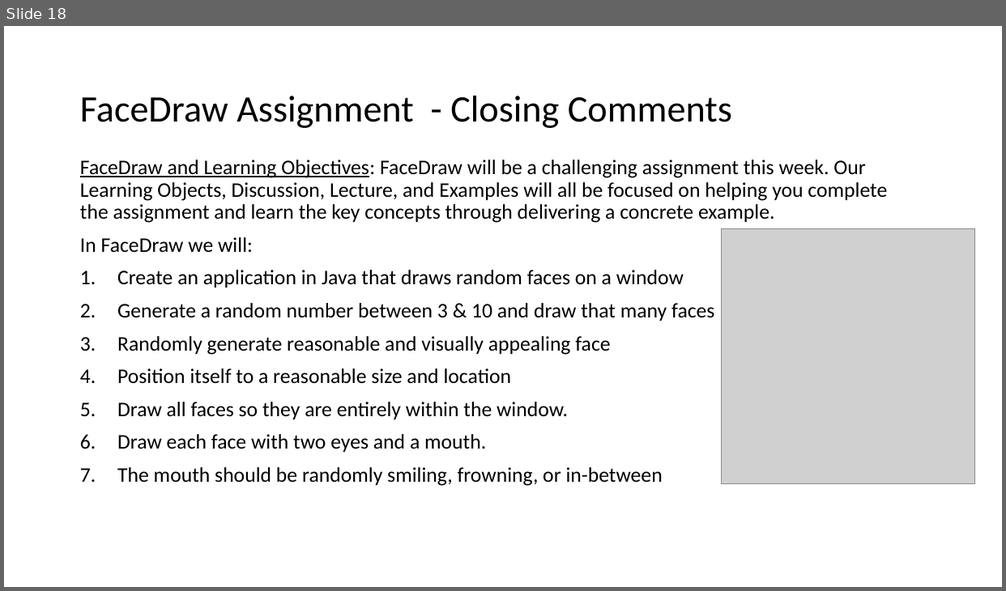
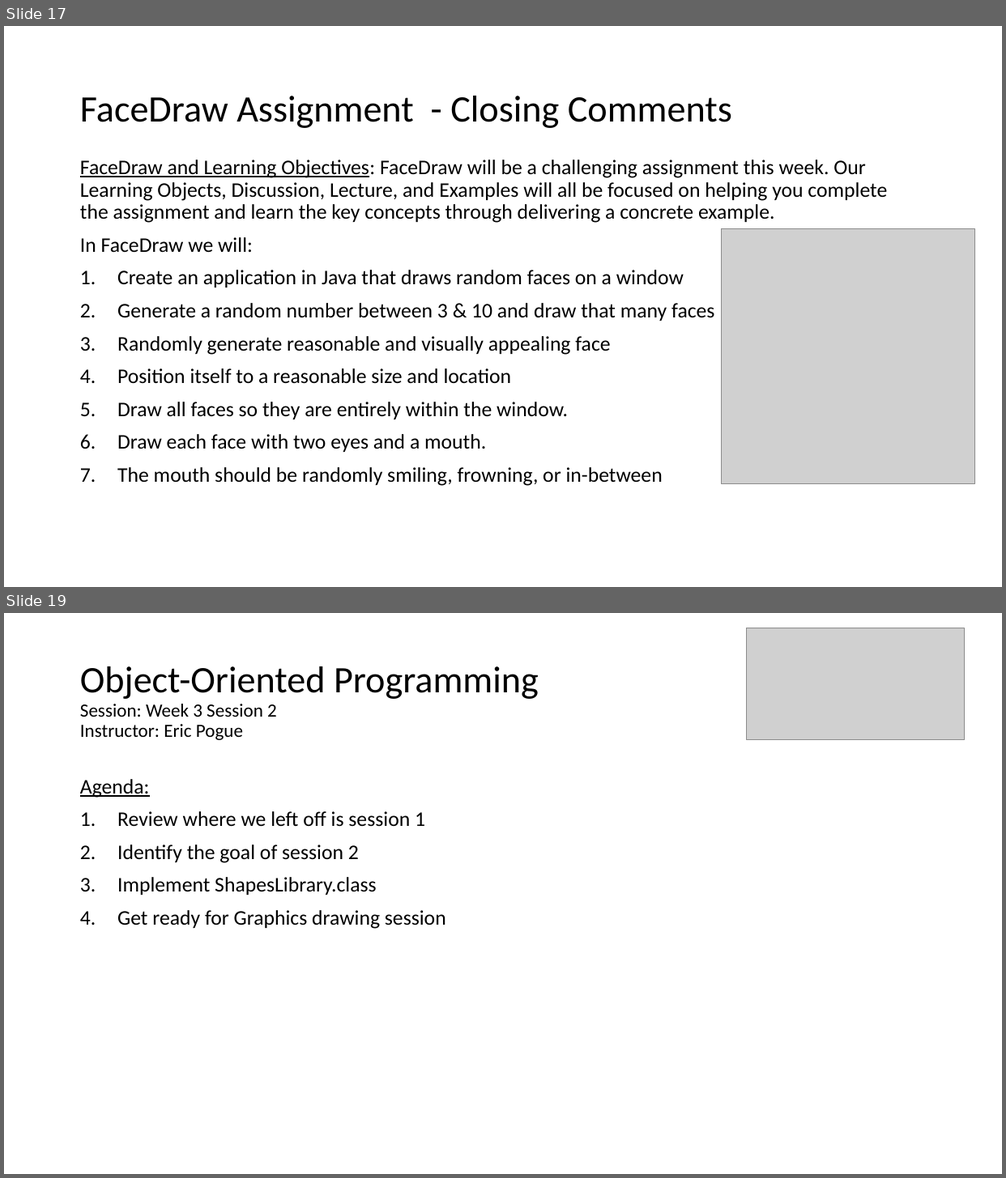
Before and after one commit to EricJPogue/www-epogue-info, a slide deck: CPSC-24500/Week03/2017SpringW03Slides.pptx. Shown one above the other, each under a label of ours: slide 18 before the commit, slides 17 and 19 after it; the slides between them are not shown. The pictures are 1006x591 and 1006x1178 pixels, drawn with LibreOffice and Linux fonts; fonts in the diff are those of the drawing; grey boxes stand for pictures. Boxes give left, top, right and bottom in pixels: in the first picture for what was removed or moved away, otherwise in the second. Text is boxed around its words. In the diff, an @@ line names an element or a change of style, - is before the commit and + after.

Commit message:
Add ShapesLibrary recording html files.

```diff
--- a/CPSC-24500/Week03/2017SpringW03Slides.pptx
+++ b/CPSC-24500/Week03/2017SpringW03Slides.pptx
@@ slide 19 added at (4, 613, 1002, 1174), background #FFFFFF @@
@@ picture added at (747, 628, 965, 739) @@
@@ title added at (80, 666, 539, 740), 18 pt, text #000000 @@
+Object-Oriented Programming
+Session: Week 3 Session 2
+Instructor: Eric Pogue
@@ text added at (80, 779, 446, 929), 20 pt, text #000000 @@
+Agenda:
+1. Review where we left off is session 1
+2. Identify the goal of session 2
+3. Implement ShapesLibrary.class
+4. Get ready for Graphics drawing session
@@ what was slide 18 is now slide 17 @@
```
Also in this commit, not shown: 4 slides changed, 6 other slides added, 2 slides removed, 8 other files.
